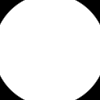
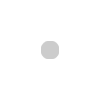
Comparing the layer stacks of the two 100 x 100 images. Changes:
hid "Layer 2", opacity 100% → 30% over left=0, top=0, right=100, bottom=100
showed "Layer 1", opacity 100% → 20% over left=41, top=41, right=59, bottom=59
